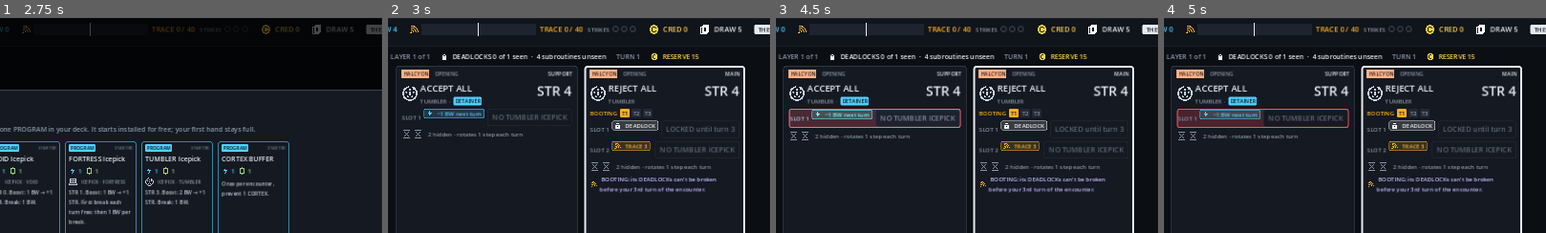
Above: before the commit, frames 1-4 (left to right).
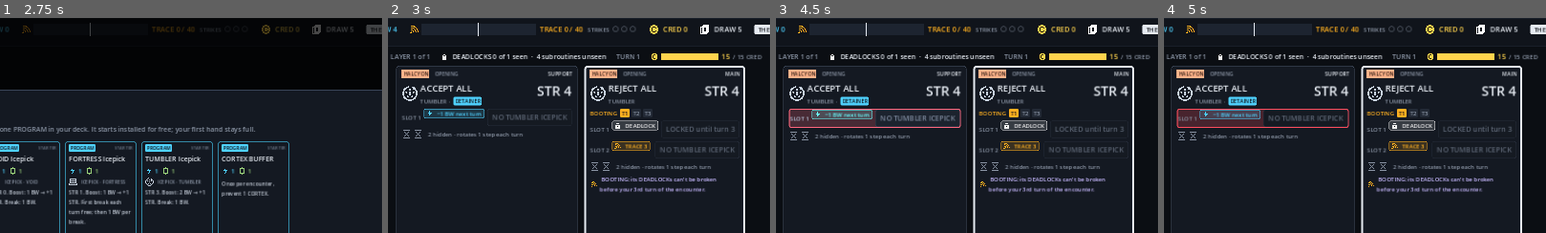
Above: after the commit, the same moments.

Repository: Punkwork/REDLINE
Game: Godot game, scene res://scenes/Main.tscn
Two runs of this game, one before a commit and one after it. Both use one fixed random seed, a clock stepped at 60 frames per second and the inputs below.
Inputs (mouse positions are % of the whole screen's width and height, from its top left):
- Up to frame 1 (2.75 s): click "VOICE ON" at 0.5 s; click (19, 45) at 1.27 s; click "COOKIE BANNER · 1 layer" at 2 s
- Up to frame 2 (3 s): click "Skip" at 2.75 s
- Up to frame 3 (4.5 s): click "END TURN" at 3.5 s; tap Enter at 4.25 s; move the mouse to (72, 45) at 4.27 s; hold Right from 4.28 s (still down); tap B at 4.35 s; click (72, 45) at 4.42 s
- Up to frame 4 (5 s): keep holding Right
The pictures show only the part of the screen within x 25-75%, y 0-50%; the shares and areas given below are measured in that part.

Frame 1 is identical in both runs. In frame 2, 0.6% of the frame differs, in the area x 71-98%, y 16-20%; in frame 3, 0.6%; in frame 4, 0.6%.

Commit message:
Encounter CRED meter; 0 shows in red (UI-002)
Co-Authored-By: Claude Opus 5.5 <noreply@anthropic.com>
Claude-Session: https://claude.ai/code/session_019hKEHsXYVzKQnwJVSU6tkx

Diff:
--- a/godot/scripts/ui/main.gd
+++ b/godot/scripts/ui/main.gd
@@ -478,9 +478,28 @@
 	dh.add_child(_lbl(dtxt, 14, TEXT))
 	info.add_child(dh)
 	info.add_child(_lbl("TURN %d" % g.enc.turn, 14, DIM))
+	# CRED meter (UI-002): this encounter's reserve, left / total; 0 shows in red.
 	var rh := HBoxContainer.new()
+	rh.add_theme_constant_override("separation", 6)
 	rh.add_child(RIcon.make("CRED", 16))
-	rh.add_child(_lbl(" RESERVE %d" % g.enc.reserve, 14, RIcon.COL.CRED))
+	var left: int = g.enc.reserve
+	var total: int = max(1, g.enc.reserve_start)
+	var bar := Control.new()
+	bar.custom_minimum_size = Vector2(120, 14)
+	bar.size_flags_vertical = Control.SIZE_SHRINK_CENTER
+	var back := ColorRect.new()
+	back.color = Color("#26303f")
+	back.size = Vector2(120, 14)
+	bar.add_child(back)
+	var fill := ColorRect.new()
+	fill.color = RIcon.COL.CRED
+	fill.size = Vector2(120.0 * float(left) / float(total), 14)
+	bar.add_child(fill)
+	rh.add_child(bar)
+	var red := Color("#ff4d5e")
+	rh.add_child(_lbl("%d" % left, 15, red if left == 0 else RIcon.COL.CRED))
+	rh.add_child(_lbl("/ %d CRED" % g.enc.reserve_start, 13, DIM))
+	rh.tooltip_text = "CRED left to extract in this encounter."
 	info.add_child(rh)
 	if g.enc.breached:
 		info.add_child(_lbl("BREACHED", 18, Color("#58f29a")))
--- a/godot/tests/shot_rustlers.gd
+++ b/godot/tests/shot_rustlers.gd
@@ -40,6 +40,11 @@
 			main.refresh()
 		2:
 			_snap("r3_card_break")
+			g.choose_sub(1, 1)
+			g.extract(15)
+			main.refresh()
+		3:
+			_snap("r4_cred_empty")
 			return true
 	step += 1
 	return false
Not shown, changed: docs/REDLINE_DEVELOPMENT_LOG.md
